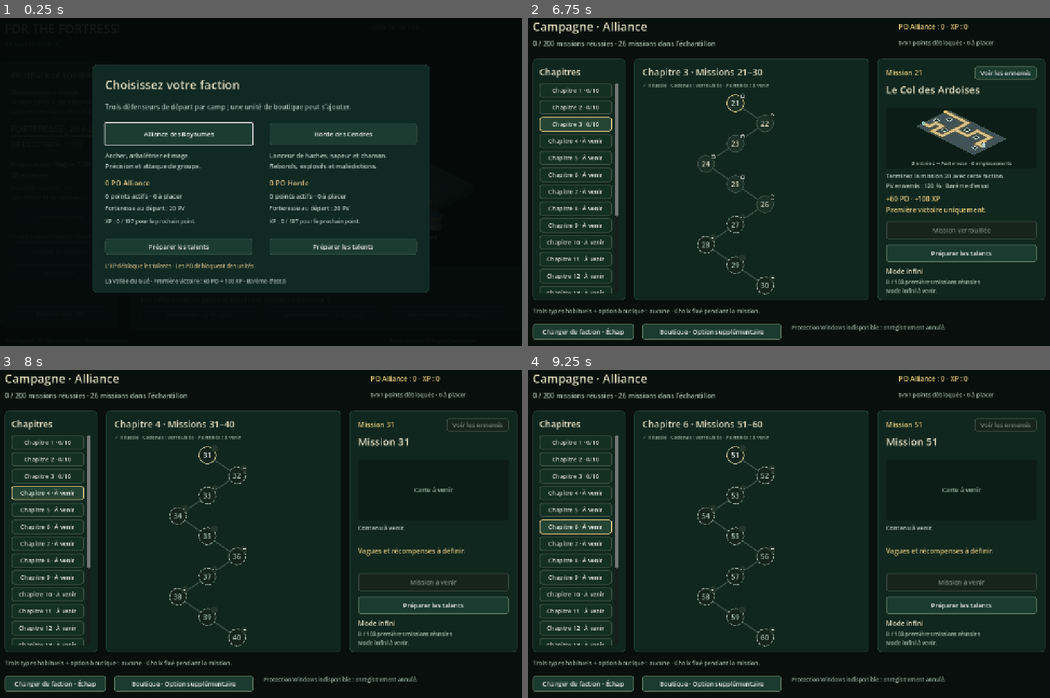
Above: before the commit, frames 1-4 (two rows, left to right).
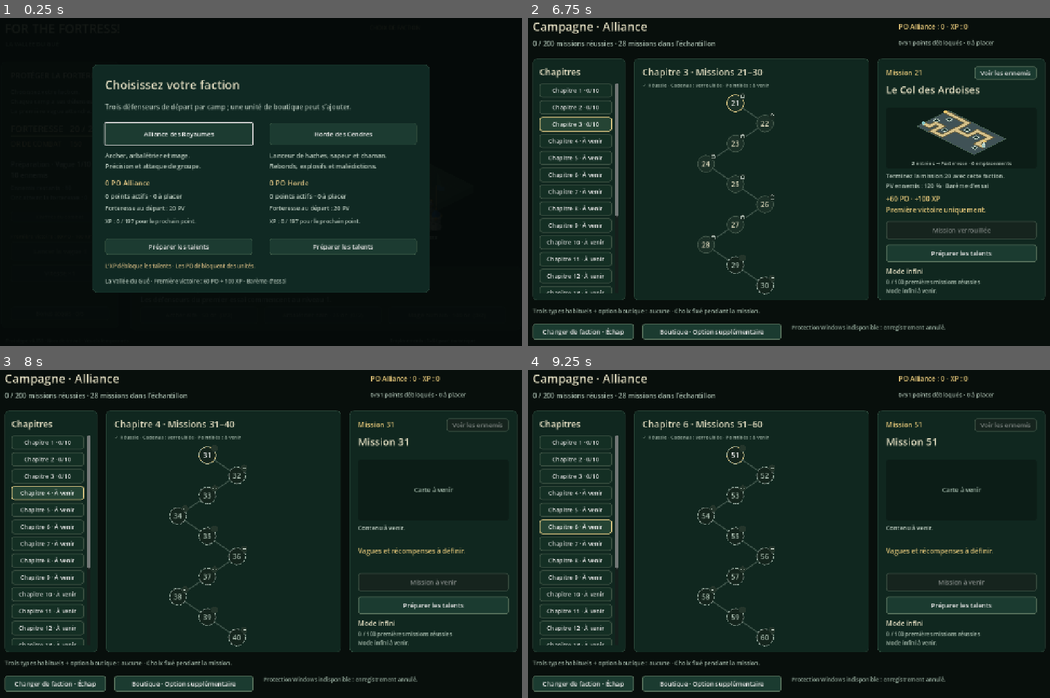
Above: after the commit, the same moments.

Repository: tomy1up/For-The-Fortress
Game: Godot game, scene res://scenes/main.tscn
Two runs of this game, one before a commit and one after it. Both use one fixed random seed, a clock stepped at 60 frames per second and the inputs below.
Inputs:
- Up to frame 1 (0.25 s): no input
- Up to frame 2 (6.75 s): click "Alliance des Royaumes" at 0.5 s; click "Jouer la mission 1" at 1.25 s; click "Jouer la mission 1" at 2 s; click "Horde des Cendres" at 2.75 s; click "Préparer les talents" at 3.5 s; click "Préparer les talents" at 4.25 s; click "Chapitre 1 · 0/10" at 5 s; click "Chapitre 2 · 0/10" at 5.75 s; click "Chapitre 3 · 0/10" at 6.5 s
- Up to frame 3 (8 s): click "Chapitre 4 · À venir" at 7.25 s
- Up to frame 4 (9.25 s): click "Chapitre 5 · À venir" at 8 s; click "Chapitre 6 · À venir" at 8.75 s

The runs differ from the first frame. In frame 2, less than 0.1% of the frame differs, in the area x 18-42%, y 6-72%; in frame 3, less than 0.1%; in frame 4, less than 0.1%.

Commit message:
release: add campaign missions 27 and 28 and record headwinds direction in v0.153

Diff:
--- a/prototype/project.godot
+++ b/prototype/project.godot
@@ -3,7 +3,7 @@
 
 [application]
 config/name="For the Fortress! — La Vallée du Gué"
-config/version="0.152"
+config/version="0.153"
 run/main_scene="res://scenes/main.tscn"
 config/features=PackedStringArray("4.7", "GL Compatibility")
 
--- a/prototype/scripts/campaign_catalogue.gd
+++ b/prototype/scripts/campaign_catalogue.gd
@@ -24,9 +24,9 @@
 		var titles: Array[String] = ["La Vallée du Gué","Le Bois du Gué","Les Hauts du Gué","Les Détours du Gué","La Clairière du Gué","Le Défilé du Gué","Les Lacets du Gué","Le Sentier du Gué","Les Abords du Gué","Les Remparts du Gué"]
 		result.merge({"title":titles[(number-1)%10],"available":true,"map_id":maps[(number-1)%10],"hp_percent":99+number,"po":60,"xp":100,"waves":10},true)
 		if number > 10: result.wave_set_id = "ford_banks"
-	elif number <= 26:
-		var maps: Array[String] = ["slate_pass","slate_ridges","slate_scree","slate_ravine","slate_gates","slate_crossing"]
-		var titles: Array[String] = ["Le Col des Ardoises","Les Crêtes des Ardoises","Les Éboulis des Ardoises","Le Ravin des Ardoises","Les Portes des Ardoises","Les Trois Passages des Ardoises"]
+	elif number <= 28:
+		var maps: Array[String] = ["slate_pass","slate_ridges","slate_scree","slate_ravine","slate_gates","slate_crossing","slate_laces","slate_cirque"]
+		var titles: Array[String] = ["Le Col des Ardoises","Les Crêtes des Ardoises","Les Éboulis des Ardoises","Le Ravin des Ardoises","Les Portes des Ardoises","Les Trois Passages des Ardoises","Les Lacets des Ardoises","Le Cirque des Ardoises"]
 		result.merge({"title":titles[number-21],"available":true,"map_id":maps[number-21],"hp_percent":99+number,"po":60,"xp":100,"waves":10},true)
 	return result
 
--- a/prototype/scripts/main.gd
+++ b/prototype/scripts/main.gd
@@ -775,7 +775,7 @@
 	var mountain_number := 21
 	if variant.begins_with("ridges"): mountain_number = 22
 	if variant.begins_with("mountain"):
-		mountain_number = clampi(variant.trim_prefix("mountain").trim_suffix("play").to_int(),23,26)
+		mountain_number = clampi(variant.trim_prefix("mountain").trim_suffix("play").to_int(),23,28)
 	if (variant.begins_with("terrain") and variant.trim_prefix("terrain").is_valid_int()) or mountain_preview:
 		var target := mountain_number if mountain_preview else clampi(int(variant.trim_prefix("terrain")),2,10)
 		for number in range(1,target):
@@ -810,6 +810,12 @@
 	if mountain_preview and variant.ends_with("play"):
 		campaign_menu._launch()
 		print("SLATE_MISSION=",JSON.stringify({"map":model.map_definition.id,"routes":model.routes.size(),"hp_percent":model. …(234 unchanged characters)…
+		if "--capture-mountain-defence" in OS.get_cmdline_user_args():
+			model.buy(3,camp*3)
+			model.buy(4,camp*3+1)
+			selected = 3
+			map_view.selected = 3
+			_update_interface()
 
 func _capture_sample_combat() -> void:
 	model.rng.seed = 42
--- a/prototype/scripts/map_definition.gd
+++ b/prototype/scripts/map_definition.gd
@@ -584,13 +584,27 @@
 		]
 		board.slots = [Vector2(3,2.8),Vector2(2,6.8),Vector2(6,3),Vector2(9,3.3),Vector2(12.8,4.2),Vector2(15.8,7.6)]
 		return board
-	if id in ["slate_scree","slate_ravine","slate_gates"]:
+	if id in ["slate_scree","slate_ravine","slate_gates","slate_laces","slate_cirque"]:
 		var board := mountain_workshop()
 		board.id = id
 		var upper: Array[Vector2] = []
 		var lower: Array[Vector2] = []
 		var shared: Array[Vector2] = []
 		match id:
+			"slate_laces":
+				board.title = "Les Lacets des Ardoises"
+				board.path_points = [Vector2(0,1),Vector2(3,1),Vector2(3,7),Vector2(7,7),Vector2(7,2),Vector2(11,2),Vector2(11,8),Vector2(15,8),Vector2(15,4),Vector2(17,4),Vector2(17,6)]
+				board.path_length = measured_length(board.path_points)
+				board.slots = [Vector2(1.5,3.2),Vector2(5,4.5),Vector2(5,8.5),Vector2(9,4.5),Vector2(13,5),Vector2(16.5,8.5)]
+				board.erase("routes")
+				board.erase("route_pattern")
+				return board
+			"slate_cirque":
+				board.title = "Le Cirque des Ardoises"
+				upper.assign([Vector2(0,2),Vector2(5,2),Vector2(5,5)])
+				lower.assign([Vector2(0,9),Vector2(2,9),Vector2(2,7),Vector2(9,7)])
+				shared.assign([Vector2(9,5),Vector2(9,1),Vector2(14,1),Vector2(14,6),Vector2(17,6)])
+				board.slots = [Vector2(2.5,3.8),Vector2(1,7),Vector2(6.8,6.2),Vector2(10.8,3),Vector2(12.2,4.5),Vector2(15.5,7.8)]
 			"slate_scree":
 				board.title = "Les Éboulis des Ardoises"
 				upper.assign([Vector2(0,1),Vector2(5,1)])
--- a/prototype/scripts/valley_model.gd
+++ b/prototype/scripts/valley_model.gd
@@ -190,7 +190,7 @@
 	action_history.append(entry)
 
 static func valid_enemy_hp_percent(value: Variant) -> bool:
-	return (value is int or value is float) and is_finite(float(value)) and value == floorf(float(value)) and value >= 100 and value <= 125
+	return (value is int or value is float) and is_finite(float(value)) and value == floorf(float(value)) and value >= 100 and value <= 127
 
 func configure_enemy_hp(value: Variant) -> bool:
 	if not valid_enemy_hp_percent(value) or not action_history.is_empty() or phase != "preparation" or gold != INITIAL_GOLD: return false
--- a/prototype/tests/test_campaign_preview.gd
+++ b/prototype/tests/test_campaign_preview.gd
@@ -37,7 +37,7 @@
 		screen.refresh();screen._select(1)
 		check(screen.terrain_preview.definition.id == "ford_woods" and not screen.start_button.disabled,"La même carte devient jouable après le succès requis")
 		before = JSON.stringify(p.data)
-		screen._chapter(3);screen._select(6)
+		screen._chapter(3);screen._select(8)
 		check(screen.terrain_preview.definition.is_empty() and screen.terrain_preview.geometry().is_empty() and screen.start_button.disabled,"Un contenu à venir n’emprunte pas le terrain du Gué ni celui précédemment consulté")
 		screen._chapter(20);screen._select(9)
 		check(screen.terrain_preview.geometry().is_empty() and JSON.stringify(p.data) == before,"Les chapitres futurs restent sans terrain inventé et sans effet sur les acquis")
--- a/prototype/tests/test_campaign_progress.gd
+++ b/prototype/tests/test_campaign_progress.gd
@@ -15,8 +15,8 @@
 		var id: String = Catalogue.id_for(number);var definition: Dictionary = Catalogue.definition(number)
 		check(not ids.has(id) and Catalogue.number_for(id) == number,"Identifiant de mission unique et stable sur les deux cents positions")
 		ids[id] = true
-		if number > 26: check(not definition.available and not definition.has("po") and not definition.has("xp") and Catalogue.runtime(id).is_empty(),"Contenu absent non jouable, sans récompense inventée")
-	check(Catalogue.available_count() == 26 and Catalogue.runtime("campaign.001") == {"id":"campaign.001","po":60,"xp":100,"waves":10,"map_id":"valley_ford","hp_percent":100},"La mission du Gué et ses gains de référence restent inchangés")
+		if number > 28: check(not definition.available and not definition.has("po") and not definition.has("xp") and Catalogue.runtime(id).is_empty(),"Contenu absent non jouable, sans récompense inventée")
+	check(Catalogue.available_count() == 28 and Catalogue.runtime("campaign.001") == {"id":"campaign.001","po":60,"xp":100,"waves":10,"map_id":"valley_ford","hp_percent":100},"La mission du Gué et ses gains de référence restent inchangés")
 	for invalid in ["campaign.1","campaign.000","campaign.201","campaign.+001","campaign.0001","campaign.001.extra",null,1]: check(Catalogue.number_for(invalid) == 0,"Identifiant non canonique refusé")
 	for number in [0,-1,201]: check(Catalogue.definition(number).is_empty() and Catalogue.id_for(number).is_empty(),"Position hors parcours refusée")
 	for pair in [[1,1],[10,1],[11,2],[20,2],[21,3],[100,10],[101,11],[200,20]]: check(Catalogue.definition(pair[0]).chapter == pair[1],"Dix missions par chapitre aux frontières du parcours")
--- a/prototype/tests/test_campaign_sample.gd
+++ b/prototype/tests/test_campaign_sample.gd
@@ -36,7 +36,7 @@
 				check(is_equal_approx(scaled.hp,base.hp*percent/100.0) and scaled.hp == scaled.max_hp,"Les PV initiaux et maximum appliquent exactement le pourcentage demandé")
 				for key in ["speed","reward","fortress_damage","identity_id","origin"]: check(scaled[key] == base[key],"Vitesse, gains, dégâts à la forteresse et identité de faction inchangés")
 	var m = Model.new()
-	for invalid in [0,99,126,100.5,true,"101",null,INF]: check(not m.configure_enemy_hp(invalid) and m.enemy_hp_percent == 100,"Réglage absent, non entier ou hors de l’échantillon refusé sans effet")
+	for invalid in [0,99,128,100.5,true,"101",null,INF]: check(not m.configure_enemy_hp(invalid) and m.enemy_hp_percent == 100,"Réglage absent, non entier ou hors de l’échantillon refusé sans effet")
 	check(m.configure_enemy_hp(101) and m.select_faction(0) and not m.configure_enemy_hp(102),"Le pourcentage est configuré avant le départ puis figé")
 	m.start();m.advance(0)
 	check(not m.enemies.is_empty() and m.enemies[0].max_hp == Model.scaled_enemy_hp(m.enemies[0].type,101),"Le moteur applique les PV réglés aux apparitions réelles")
@@ -68,7 +68,7 @@
 			if number > 1:
 				var bad: Dictionary = reports[0].duplicate(true);bad.enemy_hp_percent = 100
 				check(not Replay.verify(bad).ok,"Un rapport dont le pourcentage a été falsifié est rejeté")
-				bad.enemy_hp_percent = 126;check(not Replay.verify(bad).ok,"Un rapport ne peut pas imposer une difficulté non prise en charge")
+				bad.enemy_hp_percent = 128;check(not Replay.verify(bad).ok,"Un rapport ne peut pas imposer une difficulté non prise en charge")
 				bad.erase("enemy_hp_percent");check(not Replay.verify(bad).ok,"Supprimer les règles de PV du rapport ne permet pas un rejeu incohérent")
 		var scene = Main.new();root.add_child(scene);scene.set_process(false)
 		var p = Profile.new("");scene.meta_profile = p;scene._open_campaign(faction)
--- a/prototype/tests/test_campaign_states.gd
+++ b/prototype/tests/test_campaign_states.gd
@@ -23,7 +23,7 @@
 			check(menu.chapter == chapter and menu.chapter_in_view(),"Chaque chapitre sélectionné devient visible dans la liste après mise en page")
 			check(menu.get_viewport().gui_get_focus_owner() == menu.nodes[0],"Révéler le chapitre ne vole pas le focus de la mission sélectionnée")
 			if chapter == 3:
-				check(menu.nodes.slice(0,6).all(func(node): return node.state=="locked") and menu.nodes.slice(6).all(func(node): return node.state=="future"),"Le chapitre partiel distingue ses six missions jouables verrouillées des quatre missions à venir")
+				check(menu.nodes.slice(0,8).all(func(node): return node.state=="locked") and menu.nodes.slice(8).all(func(node): return node.state=="future"),"Le chapitre partiel distingue ses huit missions jouables verrouillées des deux missions à venir")
 			if chapter > 3:
 				check(menu.chapter_buttons[chapter-1].text.contains("À venir"),"Un chapitre sans contenu jouable ne prétend pas être prêt")
 				for node in menu.nodes: check(node.state == "future" and not node.locked,"Les nœuds d’un chapitre futur restent consultables, sans faux cadenas de progression")
--- a/prototype/tests/test_chapter_one.gd
+++ b/prototype/tests/test_chapter_one.gd
@@ -48,7 +48,7 @@
 			var scaled: Dictionary = Model.make_enemy(0,type,0,0,entry.hp_percent)
 			check(is_equal_approx(scaled.max_hp,base.hp*entry.hp_percent/100.0),"PV exacts sans arrondi prématuré")
 			for key in ["speed","reward","fortress_damage","identity_id"]: check(scaled[key] == base[key],"Le changement de mission ne gonfle ni vitesse, ni récompense, ni dégâts à la forteresse")
-	check(not Catalogue.definition(27).available and Catalogue.runtime("campaign.027").is_empty(),"La mission 27 reste à venir, sans contenu annoncé comme jouable")
+	check(not Catalogue.definition(29).available and Catalogue.runtime("campaign.029").is_empty(),"La mission 29 reste à venir, sans contenu annoncé comme jouable")
 	for faction in range(2):
 		for number in range(4,11):
 			var entry: Dictionary = Catalogue.definition(number);var reports: Array = []
--- a/prototype/tests/test_mission_scout.gd
+++ b/prototype/tests/test_mission_scout.gd
@@ -75,7 +75,7 @@
 			check(JSON.stringify(profile.data)==before,"Lire les rencontres ne modifie aucune progression")
 			await escape()
 			check(menu.visible and not scout.visible and not menu.overlay_blocked and root.gui_get_focus_owner()==menu.scout_button,"Échap revient au bouton d’origine sans quitter le parcours")
-		menu._chapter(3);menu._select(6);check(menu.scout_button.disabled,"Les missions futures n’inventent pas de rencontres")
+		menu._chapter(3);menu._select(8);check(menu.scout_button.disabled,"Les missions futures n’inventent pas de rencontres")
 		menu._scout();check(not scout.visible,"Le contenu futur ne s’ouvre pas")
 		menu._chapter(1);menu._scout();menu.close();check(not scout.visible and scout.entries.is_empty(),"Quitter le parcours efface la consultation")
 		menu.open(profile,1-camp);check(not scout.visible and not menu.overlay_blocked,"Aucune ancienne faction ne reste affichée après changement")
--- a/prototype/tests/test_slate_campaign.gd
+++ b/prototype/tests/test_slate_campaign.gd
@@ -12,7 +12,7 @@
 func _initialize() -> void:
 	call_deferred("run_checks")
 func run_checks() -> void:
-	for case in [[0,21],[1,21],[0,22],[1,22],[0,23],[1,23],[0,24],[1,24],[0,25],[1,25],[0,26],[1,26]]:
+	for case in [[0,21],[1,21],[0,22],[1,22],[0,23],[1,23],[0,24],[1,24],[0,25],[1,25],[0,26],[1,26],[0,27],[1,27],[0,28],[1,28]]:
 		var faction: int = case[0]
 		var mission_number: int = case[1]
 		var game := Main.new()
@@ -29,17 +29,18 @@
 			var id: int = profile.begin_mission(faction,Main.CampaignCatalogue.id_for(number),60,10,100)
 			check(id>0 and profile.credit_mission(id,faction,10,true),"Première victoire préalable créditée par le service")
 		var available_points: int = profile.data.banks[faction].points
-		for index in [0,0,0,0,0,1,1,1,2,2,2,3].slice(0,available_points):
+		for index in [0,0,0,0,0,1,1,1,2,2,2,3,5].slice(0,available_points):
 			check(profile.allocate(faction,index),"Rangs investis avec les points gagnés auparavant")
 		game._open_campaign(faction,3)
 		game.campaign_menu._select(mission_number-21)
 		game.campaign_menu._launch()
 		var model = game.model
-		check(not game.choosing_faction and game.mission_definition.id==Main.CampaignCatalogue.id_for(mission_number) and model.routes.size()==(0 if mission_number==24 else 3 if mission_number==26 else 2),"La mission démarre par le parcours normal")
+		var route_count: int = {24:0,26:3,27:0}.get(mission_number,2)
+		check(not game.choosing_faction and game.mission_definition.id==Main.CampaignCatalogue.id_for(mission_number) and model.routes.size()==route_count,"La mission démarre par le parcours normal")
 		check(model.enemy_hp_percent==99+mission_number and model.gold==150 and model.fortress_hp==model.max_hp and model.bonuses.is_empty(),"Paramètres et remise à neuf avec les talents actifs")
 		model.rng.seed = 7
 		var slots: Array = [3,4,2]
-		if faction==1 and mission_number==22:
+		if faction==1 and mission_number in [22,28]:
 			slots = [4,3,2]
 		if faction==1 and mission_number==23:
 			slots = [2,3,4]
Not shown, changed: prototype/distribution/LIRE_MOI.txt
Not shown, changed: prototype/export_presets.cfg
Not shown, changed: design/Biomes_cumul_2026-10-31.md
Not shown, changed: design/Mission_021_Col_des_Ardoises.md
Not shown, changed: design/Mission_022_Cretes_des_Ardoises.md
Not shown, changed: design/Mission_026_Trois_Passages.md
Not shown, changed: design/Missions_023_025_Ardoises.md
Not shown, added: design/Missions_027_028_Ardoises.md
Not shown, added: design/essais/v0153_release_notes.md
Not shown, changed: prototype/Exporter_Windows.ps1
